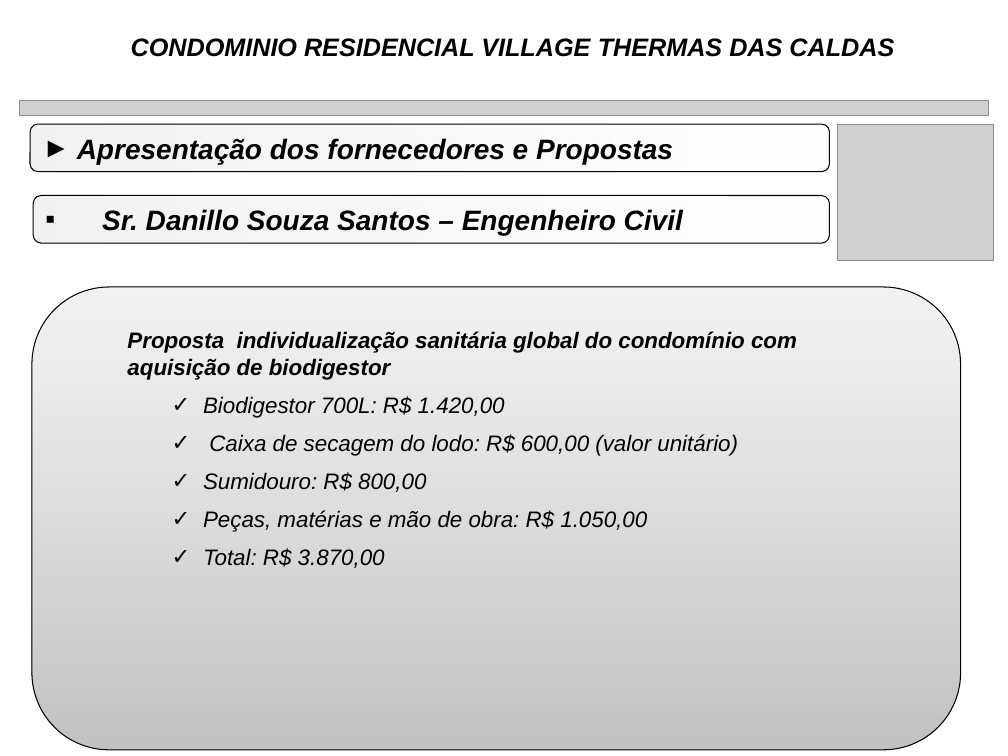
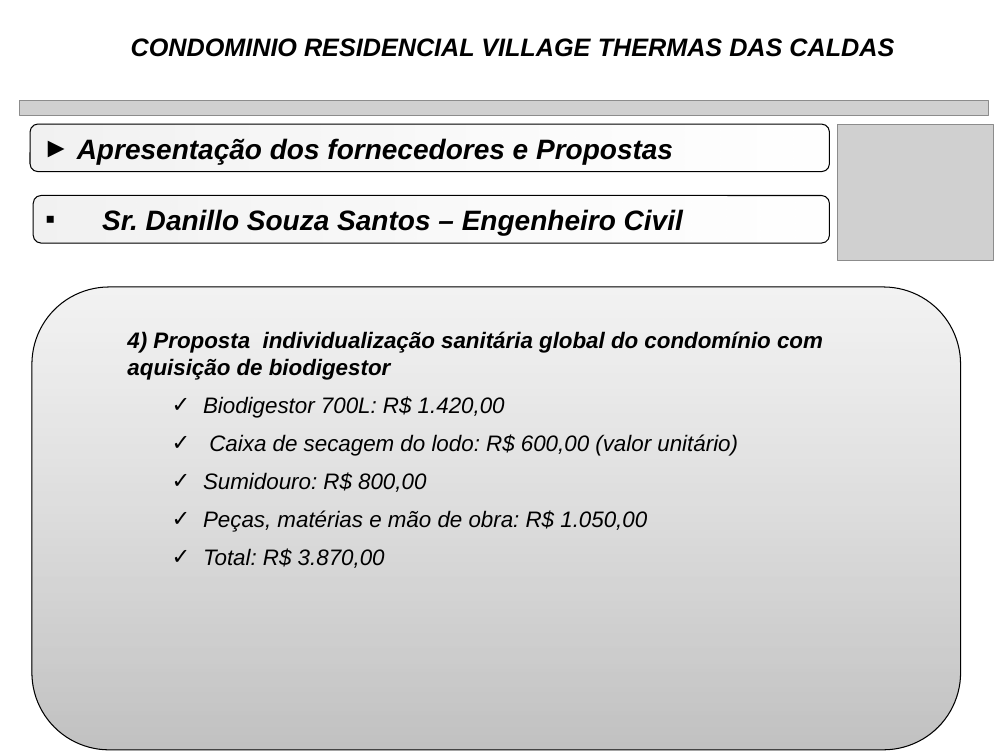
Before and after one commit to rwlc71/Village, a slide deck: slide 19 of Manutenção Village/FossaSepticas.pptx. Drawn at 1008x756 pixels with LibreOffice and Linux fonts; fonts in the diff are those of the drawing; grey boxes stand for pictures. Boxes give left, top, right and bottom in pixels: in the first picture for what was removed or moved away, otherwise in the second. Text is boxed around its words. In the diff, an @@ line names an element or a change of style, - is before the commit and + after.

```diff
--- a/Manutenção Village/FossaSepticas.pptx
+++ b/Manutenção Village/FossaSepticas.pptx
@@ text at (127,331,823,380): text changed @@
-  Proposta individualização sanitária global do condomínio com aquisição de biodigestor
+  4) Proposta individualização sanitária global do condomínio com aquisição de biodigestor
```
Also in this commit, not shown: 16 other slides changed.
